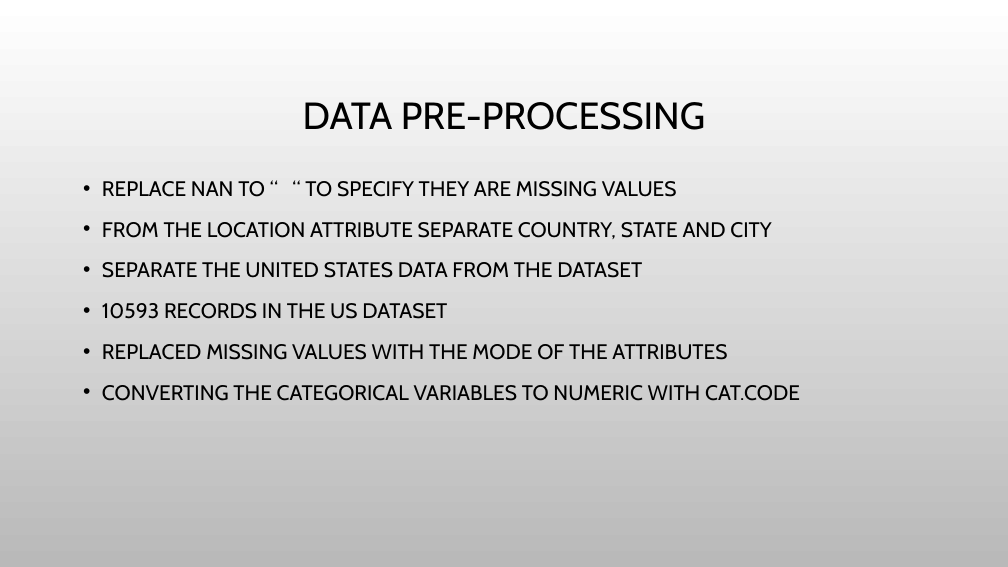
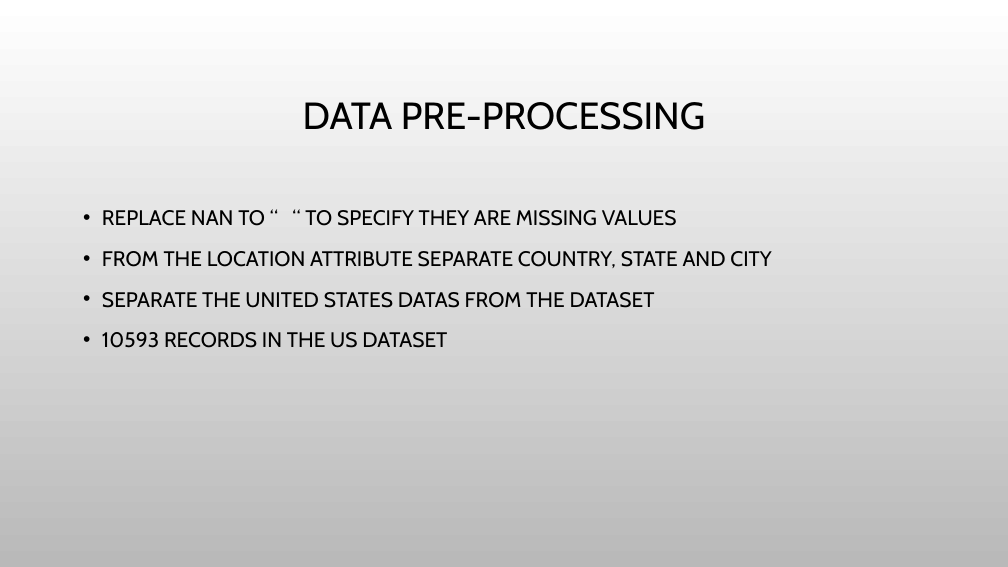
Before and after one commit to hjyoon16/Fake_Job_Post_Classification, a slide deck: slide 4 of 502projectPresentation.pptx (slide 5 before the commit). Drawn at 1008x567 pixels with LibreOffice and Linux fonts; fonts in the diff are those of the drawing; background and template pictures are left out. Boxes give left, top, right and bottom in pixels: in the first picture for what was removed or moved away, otherwise in the second. Text is boxed around its words. In the diff, an @@ line names an element or a change of style, - is before the commit and + after.

```diff
--- a/502projectPresentation.pptx
+++ b/502projectPresentation.pptx
@@ text "REPLACE NAN TO “ “ ...": place and size @@
-text "REPLACE NAN TO “ “ ..." at (102,181,800,401)
+text "REPLACE NAN TO “ “ ..." at (102,210,771,348)
@@ text at (102,292,655,308): text changed @@
-• SEPARATE THE UNITED STATES DATA FROM THE DATASET
+• SEPARATE THE UNITED STATES DATAS FROM THE DATASET
@@ text at (102,344,800,401): paragraphs removed @@
-• REPLACED MISSING VALUES WITH THE MODE OF THE ATTRIBUTES
-• CONVERTING THE CATEGORICAL VARIABLES TO NUMERIC WITH CAT.CODE
```
Also in this commit, not shown: 1 other slide changed, 5 slides removed.
